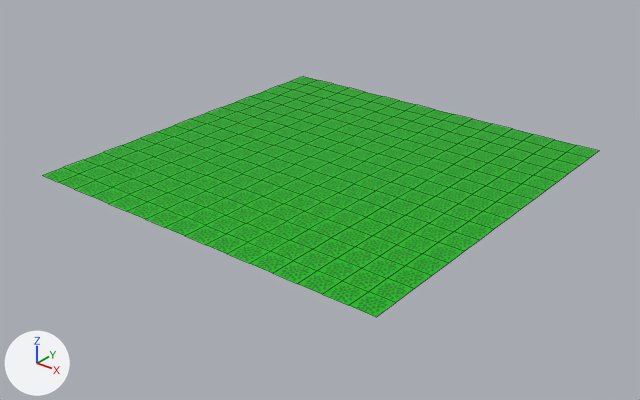
Before and after pictures for a commit that changed the FBX model assets/Plane.fbx.
Both versions are drawn from a camera (50 mm lens) standing at (50.7, -64.9, 35.7) and looking at (0.3, -1.9, -3.4). The lights are fixed; the arrows at lower left show +X, +Y and +Z. Mesh edges are drawn as thin lines.

Script lines for the objects in view, before the commit:
```python
mat_material = principled_material('Material')
mat_material.texture = img_ufo_png  # with its transparency
me_plane = bpy.data.meshes.new('Plane')
me_plane.from_pydata(...)  # 289 vertices, 256 faces; spans x -20.0..20.0, y -20.0..20.0, z 0.0
me_plane.materials.append(mat_material)  # picture img_ufo_png
ob_plane = bpy.data.objects.new('Plane', me_plane)
ob_plane.location = (0.0, 0.0, 0.0)
```
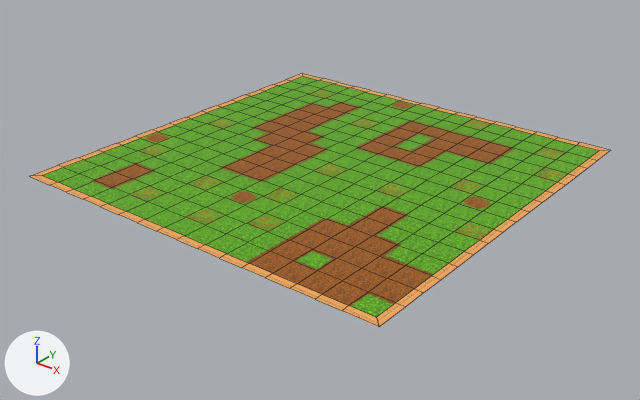
Diff of the bpy script that builds the scene:
```diff
--- a/assets/Plane.fbx.py
+++ b/assets/Plane.fbx.py
@@ img_tiles_png @@
+img_tiles_png = load_image('Tiles.png', 'Tiles.png', 160, 160, 'sRGB')
@@ mat_material @@
 mat_material = principled_material('Material')
-mat_material.texture = img_ufo_png  # with its transparency
+mat_material.texture = img_tiles_png  # with its transparency
@@ me_plane @@
 # used by ob_plane; location = (0.0, 0.0, 0.0)
-me_plane.from_pydata(...)  # 289 vertices, 256 faces; spans x -20.0..20.0, y -20.0..20.0, z 0.0
+me_plane.from_pydata(...)  # 353 vertices, 320 faces; spans x -20.9..20.9, y -20.9..20.9, z 0.0
+# me_plane part 1
+# 10 vertices are added at x -20.9..20.9, y -20.9..20.9, z 0.0
+# 15 new vertices lie (-0.9, 0.0, 0.0) away from vertices in x -20.0, y -17.5..17.5, z 0.0
+# 15 new vertices lie (0.9, 0.0, 0.0) away from vertices in x 20.0, y -17.5..17.5, z 0.0
+# 13 new vertices lie (0.0, -0.9, 0.0) away from vertices in x -15.0..15.0, y -20.0, z 0.0
+# 11 new vertices lie (0.0, 0.9, 0.0) away from vertices in x -12.5..12.5, y 20.0, z 0.0
+# 64 new faces join them
+# me_plane part 2: 256 kept faces spanning x -20.0..20.0, y -20.0..20.0, z 0.0 get new texture (UV) coordinates
 me_plane.materials.append(mat_material)
```

Where the change shows, as pixel boxes [x1, y1, x2, y2] in the pictures (640 x 400 px):
'Plane', surface changed, reshaped
    before: [42, 76, 598, 317]
    after: [30, 73, 611, 327]
part 1 of me_plane, added (orange)
    after: [30, 73, 611, 327]
part 2 of me_plane, surface changed
    both: [42, 76, 598, 317]
